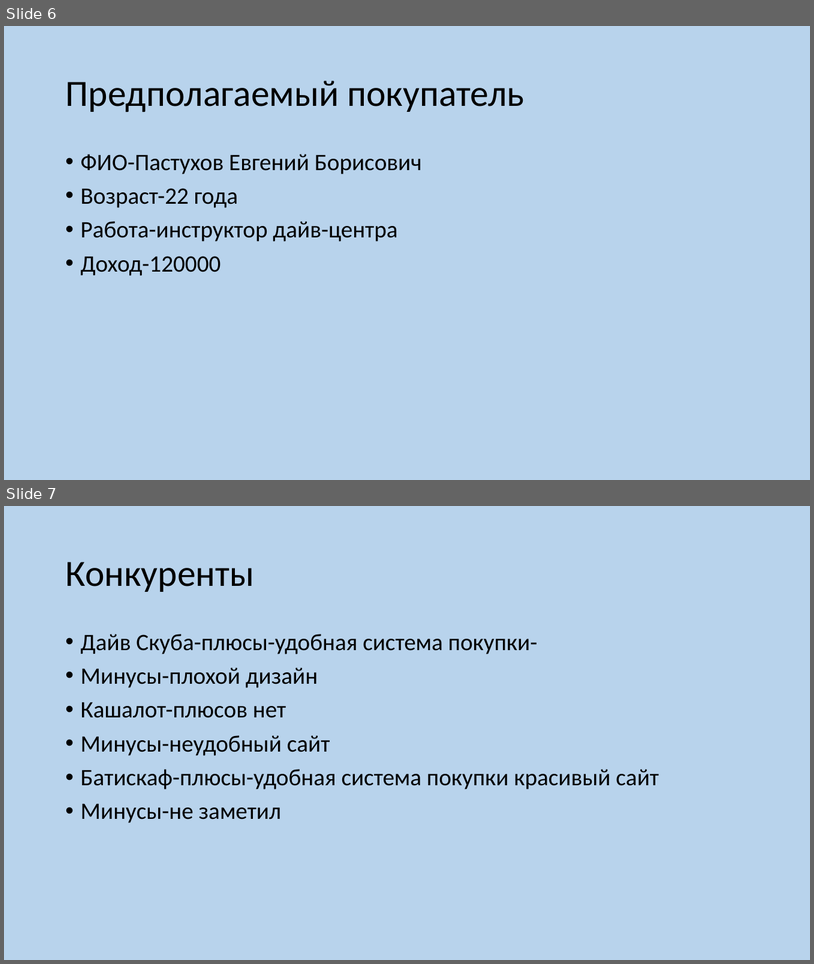
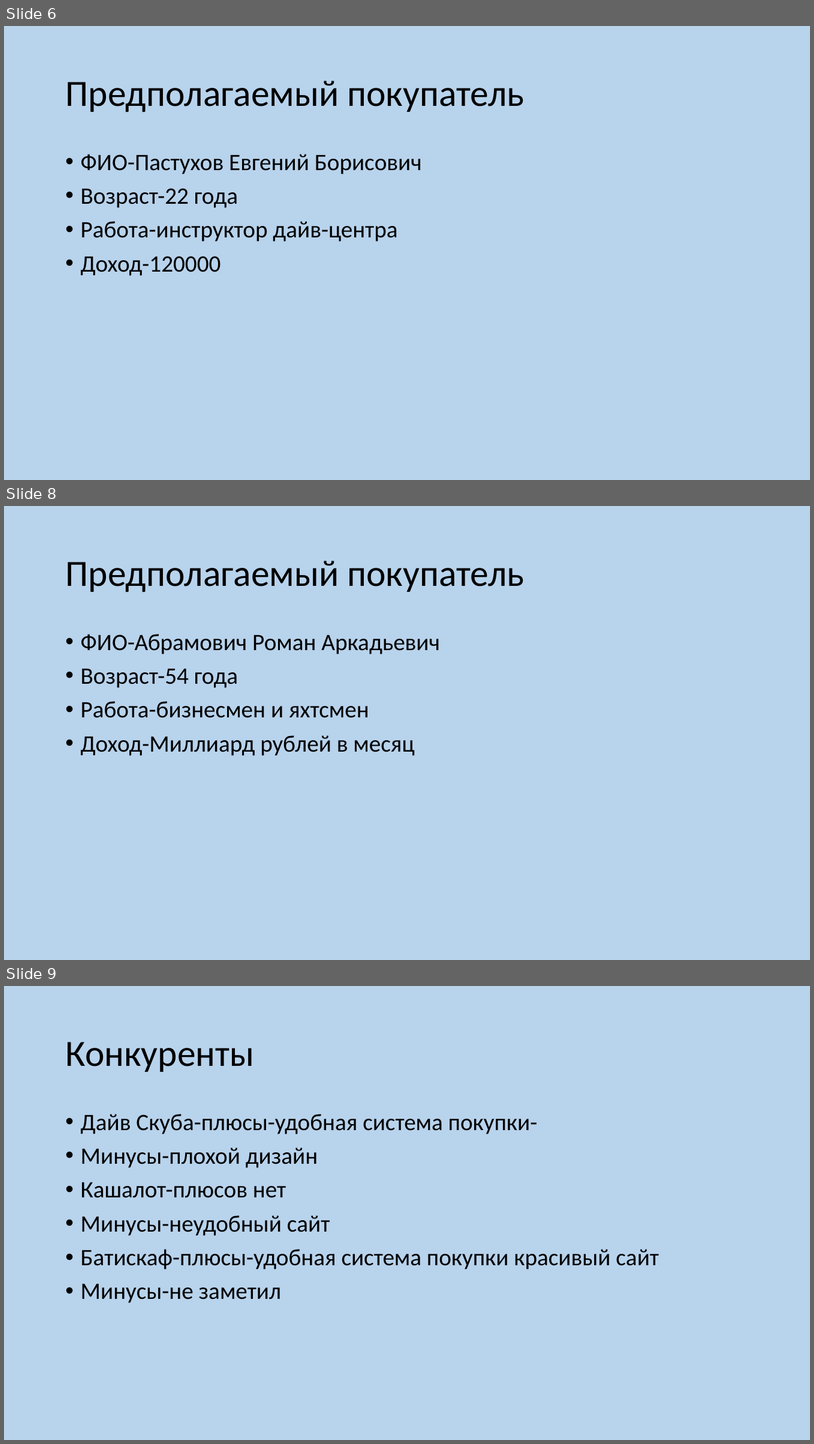
Before and after one commit to detiweb/Avtukhov-Final, a slide deck: Diver-shop.pptx. Shown one above the other, each under a label of ours: slides 6 and 7 before the commit, slides 6, 8 and 9 after it; the slides between them are not shown. The pictures are 814x964 and 814x1444 pixels, drawn with LibreOffice and Linux fonts; fonts in the diff are those of the drawing. Boxes give left, top, right and bottom in pixels: in the first picture for what was removed or moved away, otherwise in the second. Text is boxed around its words. In the diff, an @@ line names an element or a change of style, - is before the commit and + after.

```diff
--- a/Diver-shop.pptx
+++ b/Diver-shop.pptx
@@ slide 8 added at box(4, 506, 810, 960), background #9DC3E6 at 72% opacity @@
@@ title added at box(65, 561, 525, 592), 44 pt, text #000000 @@
+Предполагаемый покупатель
@@ text added at box(81, 634, 440, 756), 28 pt, text #000000 @@
+• ФИО-Абрамович Роман Аркадьевич
+• Возраст-54 года
+• Работа-бизнесмен и яхтсмен
+• Доход-Миллиард рублей в месяц
@@ what was slide 7 is now slide 9 @@
```
Also in this commit, not shown: 1 other slide added, 6 other files.
